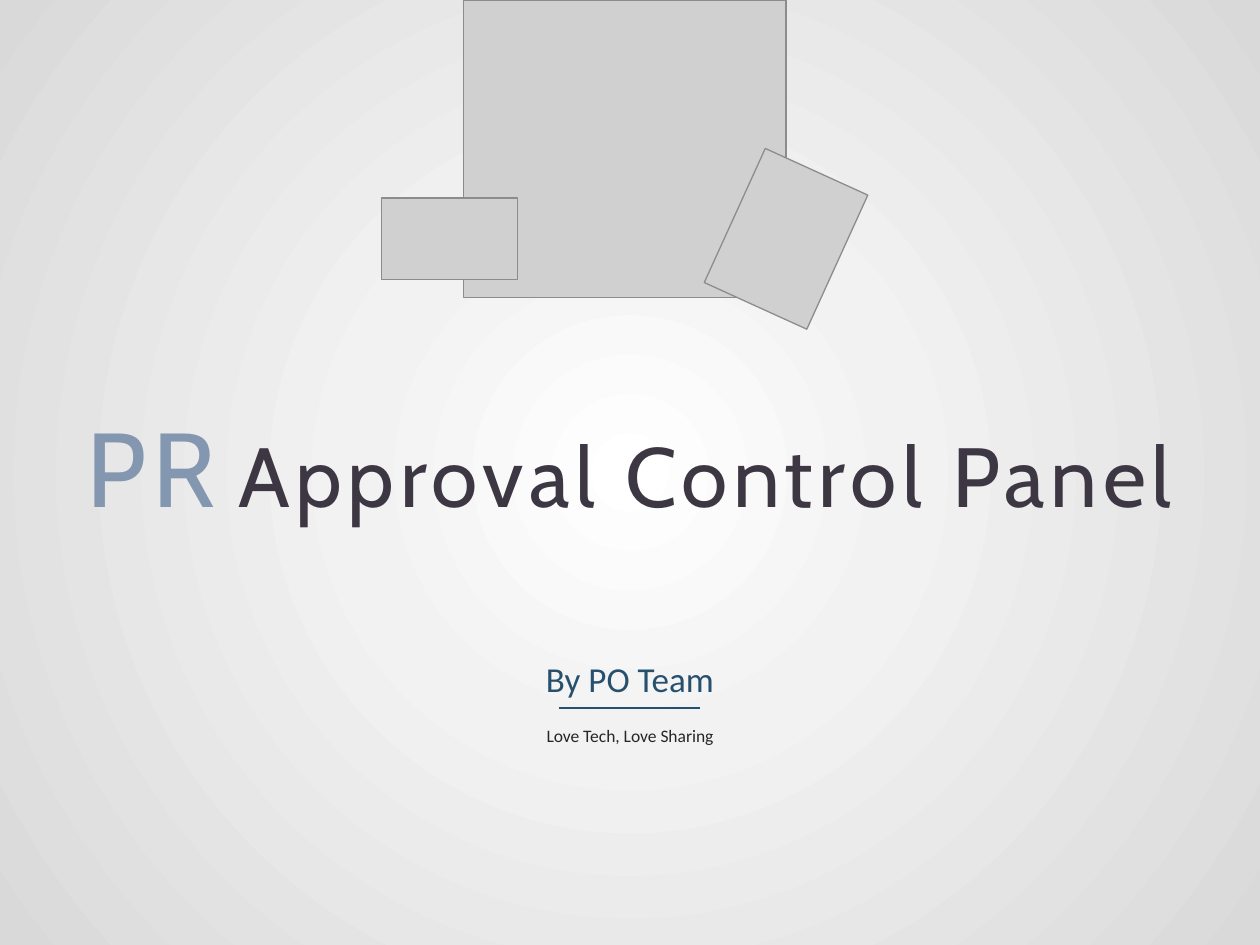
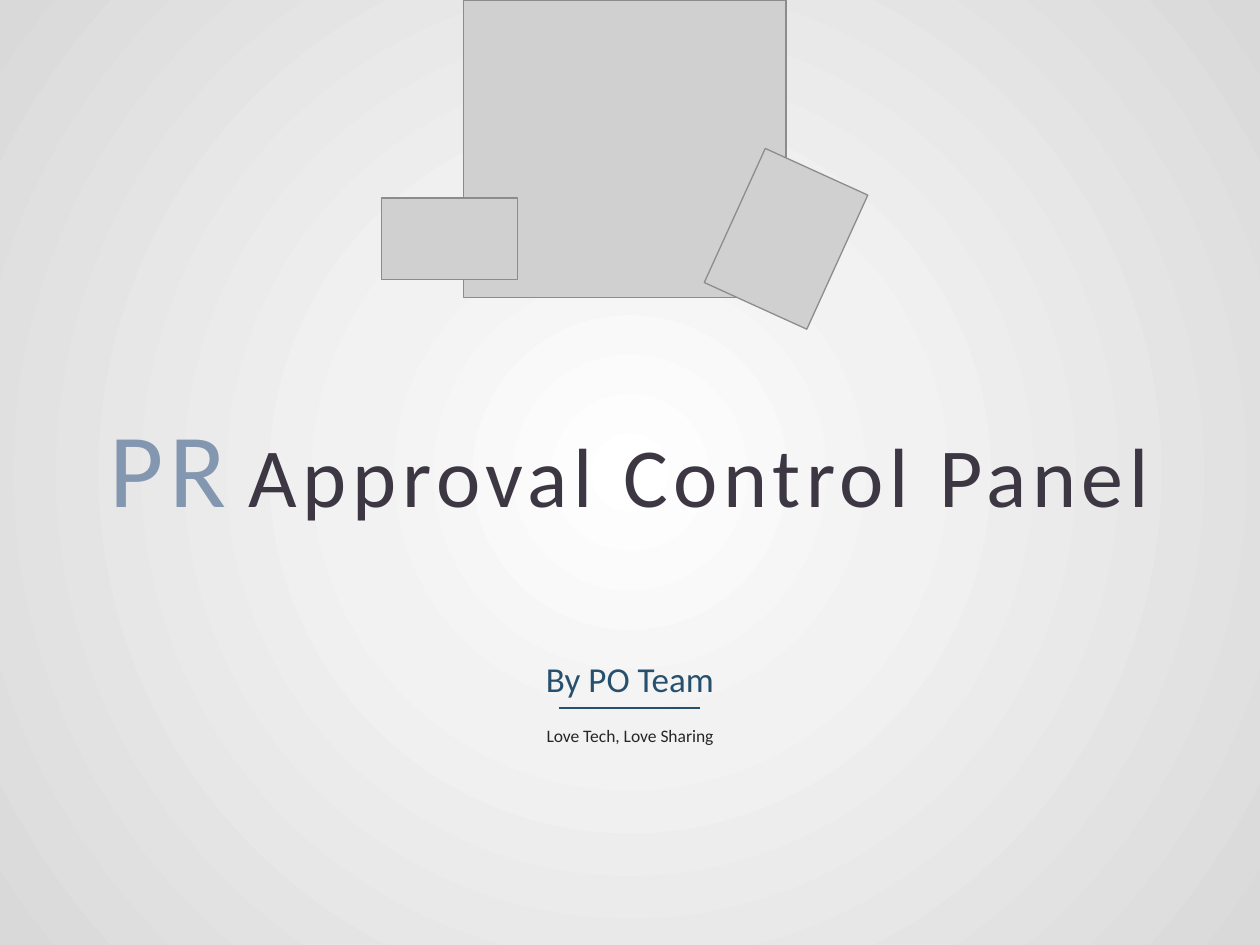
Before and after one commit to watermoonlx/presentation, a slide deck: slide 1 of [PO]PR Approval Control Panel.pptx. Drawn at 1260x945 pixels with LibreOffice and Linux fonts; fonts in the diff are those of the drawing; grey boxes stand for pictures. Boxes give left, top, right and bottom in pixels: in the first picture for what was removed or moved away, otherwise in the second. Text is boxed around its words. In the diff, an @@ line names an element or a change of style, - is before the commit and + after.

```diff
--- a/[PO]PR Approval Control Panel.pptx
+++ b/[PO]PR Approval Control Panel.pptx
@@ text "PR Approval Control Panel" at [109,439,1148,521]: font Cabin to Calibri @@
```
Also in this commit, not shown: 3 other slides changed, 16 slides added, 1 slide removed, 13 other files.
